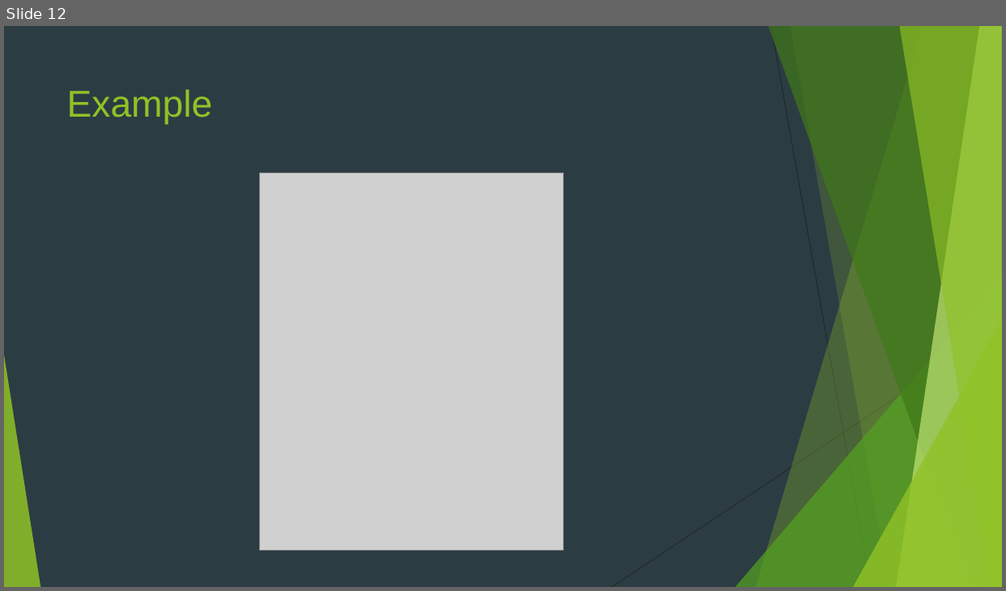
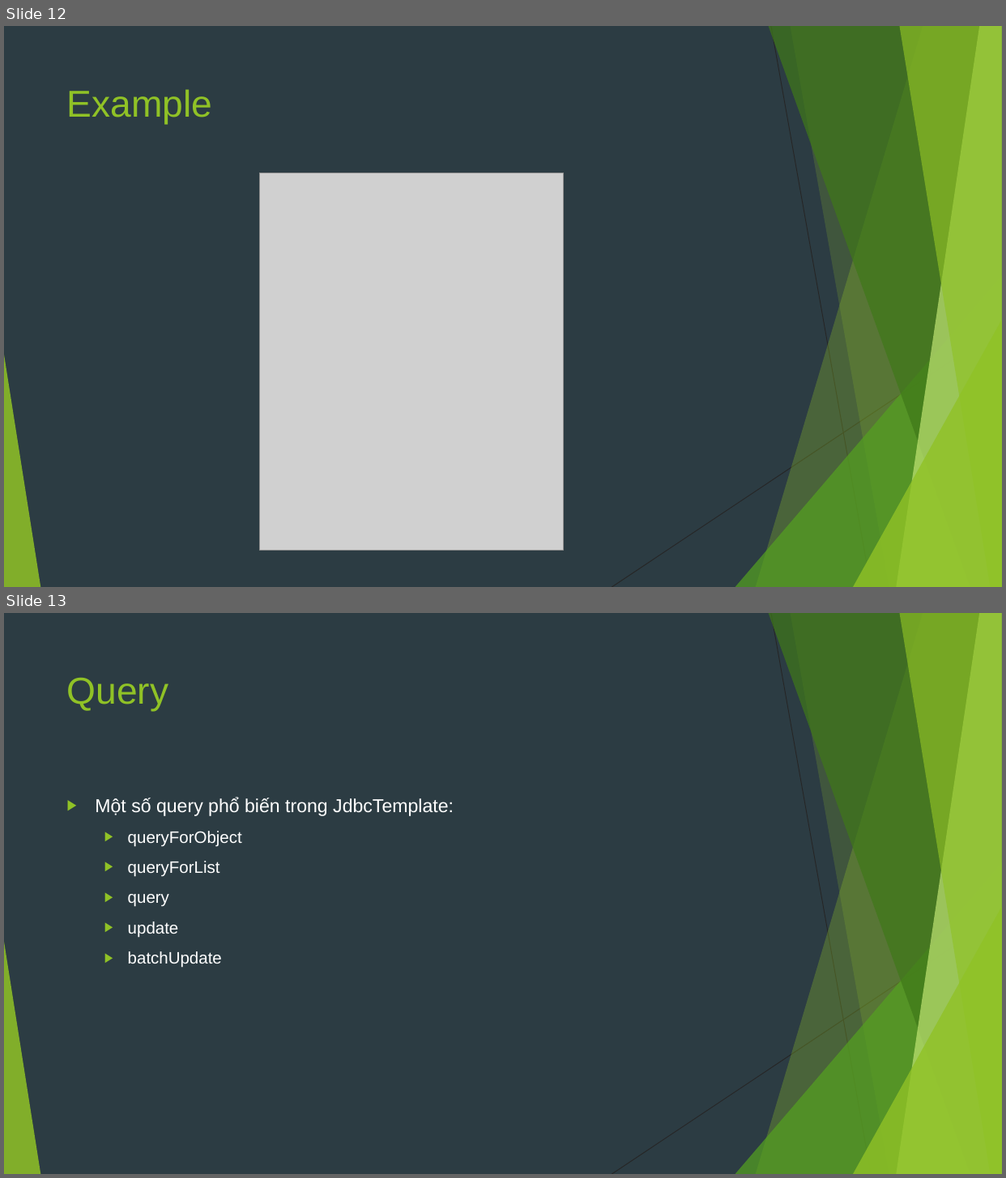
Before and after one commit to sobbingwind/SpringBoot, a slide deck: 05.JDBC.pptx. Shown one above the other, each under a label of ours: slide 12 before the commit, slides 12 and 13 after it. The pictures are 1006x591 and 1006x1178 pixels, drawn with LibreOffice and Linux fonts; fonts in the diff are those of the drawing; grey boxes stand for pictures. Boxes give left, top, right and bottom in pixels: in the first picture for what was removed or moved away, otherwise in the second. Text is boxed around its words. In the diff, an @@ line names an element or a change of style, - is before the commit and + after.

```diff
--- a/05.JDBC.pptx
+++ b/05.JDBC.pptx
@@ slide 13 added at bbox=[4, 613, 1002, 1174], background #2C3C43; not listed: 10 template elements that a slide beside it also shows @@
@@ title added at bbox=[67, 678, 169, 712], 36 pt, text #90C226 @@
+Query
@@ text added at bbox=[95, 797, 454, 968], 16 pt, text #FFFFFF @@
+▶ Một số query phổ biến trong JdbcTemplate:
+  ▶ queryForObject
+  ▶ queryForList
+  ▶ query
+  ▶ update
+  ▶ batchUpdate
```
Also in this commit, not shown: 1 slide changed, 14 other slides added.
